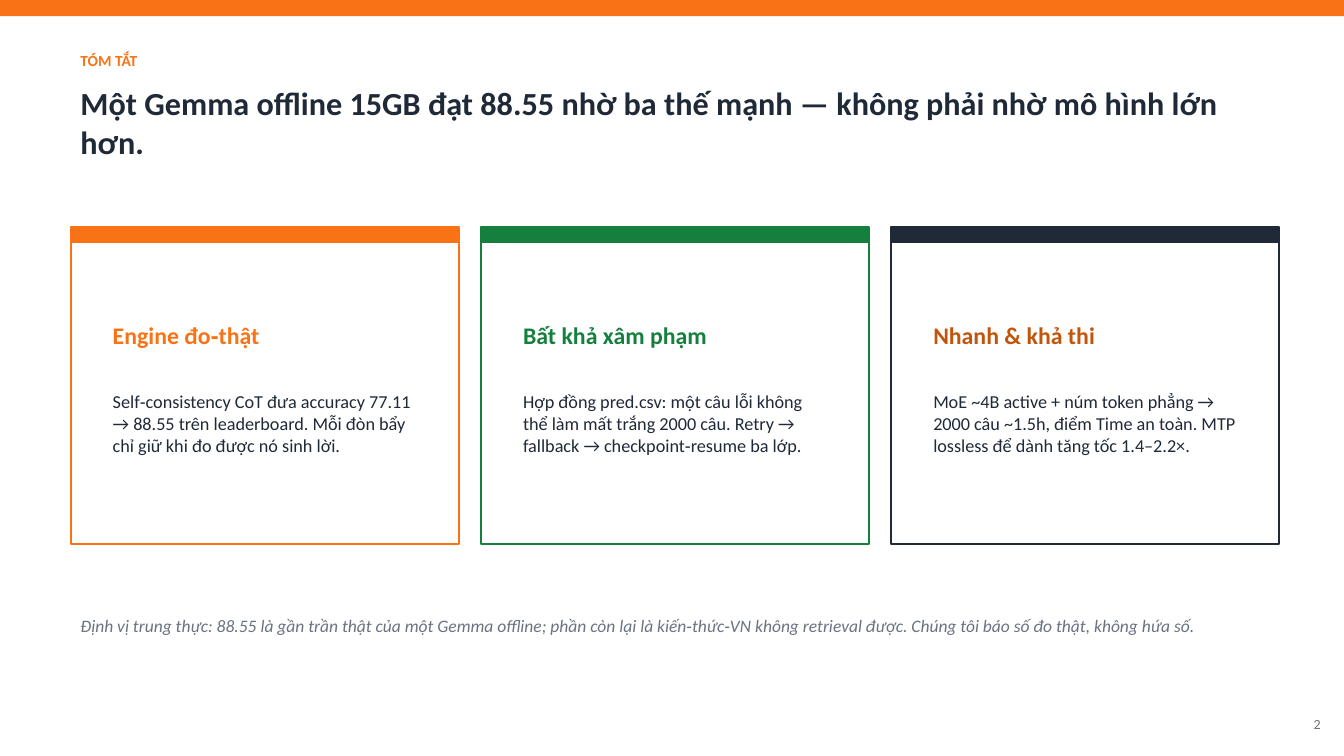
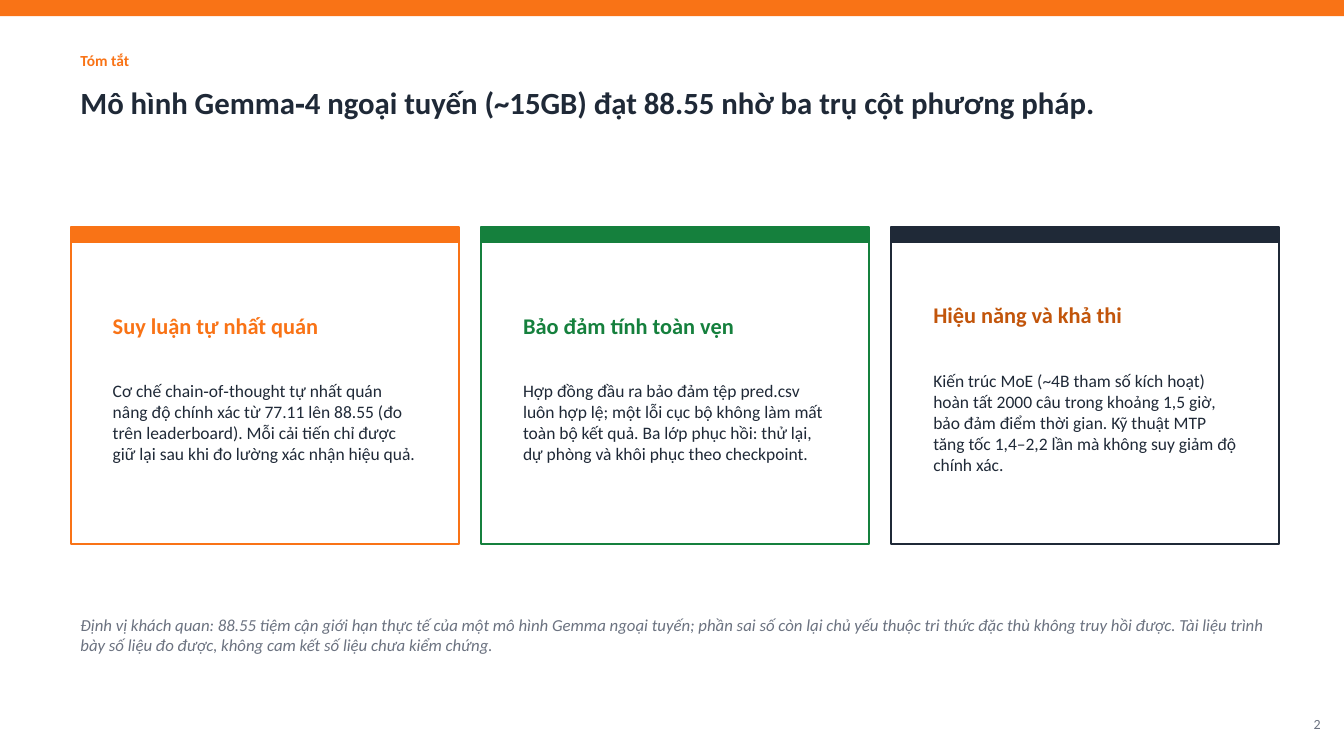
Before and after one commit to meiiie/bang_c, a slide deck: slide 2 of docs/Neko-Core-Thuyet-minh-phuong-phap.pptx. Drawn at 1344x756 pixels with LibreOffice and Linux fonts; fonts in the diff are those of the drawing. Boxes give left, top, right and bottom in pixels: in the first picture for what was removed or moved away, otherwise in the second. Text is boxed around its words. In the diff, an @@ line names an element or a change of style, - is before the commit and + after.

```diff
--- a/docs/Neko-Core-Thuyet-minh-phuong-phap.pptx
+++ b/docs/Neko-Core-Thuyet-minh-phuong-phap.pptx
@@ text at <box>80,53,129,66</box>: text changed @@
-TÓM TẮT
+Tóm tắt
@@ text at <box>80,90,1094,120</box>: text changed; size 23 to 22 pt @@
-Một Gemma offline 15GB đạt 88.55 nhờ ba thế mạnh — không phải nhờ mô hình lớn hơn.
+Mô hình Gemma‑4 ngoại tuyến (~15GB) đạt 88.55 nhờ ba trụ cột phương pháp.
@@ text at <box>113,317,415,463</box>: text changed; size 13 to 12.5 pt @@
-Engine đo‑thật
-Self‑consistency CoT đưa accuracy 77.11 → 88.55 trên leaderboard. Mỗi đòn bẩy chỉ giữ khi đo được nó sinh lời.
+Suy luận tự nhất quán
+Cơ chế chain‑of‑thought tự nhất quán nâng độ chính xác từ 77.11 lên 88.55 (đo trên leaderboard). Mỗi cải tiến chỉ được giữ lại sau khi đo lường xác nhận hiệu quả.
@@ text at <box>523,318,823,463</box>: text changed; size 13 to 12.5 pt @@
-Bất khả xâm phạm
-Hợp đồng pred.csv: một câu lỗi không thể làm mất trắng 2000 câu. Retry → fallback → checkpoint‑resume ba lớp.
+Bảo đảm tính toàn vẹn
+Hợp đồng đầu ra bảo đảm tệp pred.csv luôn hợp lệ; một lỗi cục bộ không làm mất toàn bộ kết quả. Ba lớp phục hồi: thử lại, dự phòng và khôi phục theo checkpoint.
@@ text at <box>933,307,1236,471</box>: text changed; size 13 to 12.5 pt @@
-Nhanh & khả thi
-MoE ~4B active + núm token phẳng → 2000 câu ~1.5h, điểm Time an toàn. MTP lossless để dành tăng tốc 1.4–2.2×.
+Hiệu năng và khả thi
+Kiến trúc MoE (~4B tham số kích hoạt) hoàn tất 2000 câu trong khoảng 1,5 giờ, bảo đảm điểm thời gian. Kỹ thuật MTP tăng tốc 1,4–2,2 lần mà không suy giảm độ chính xác.
@@ text at <box>80,618,1263,654</box>: text changed; size 12.5 to 12 pt @@
-Định vị trung thực: 88.55 là gần trần thật của một Gemma offline; phần còn lại là kiến‑thức‑VN không retrieval được. Chúng tôi báo số đo thật, không hứa số.
+Định vị khách quan: 88.55 tiệm cận giới hạn thực tế của một mô hình Gemma ngoại tuyến; phần sai số còn lại chủ yếu thuộc tri thức đặc thù không truy hồi được. Tài liệu trình bày số liệu đo được, không cam kết số liệu chưa kiểm chứng.
```
Also in this commit, not shown: 12 other slides changed, 1 other file.
